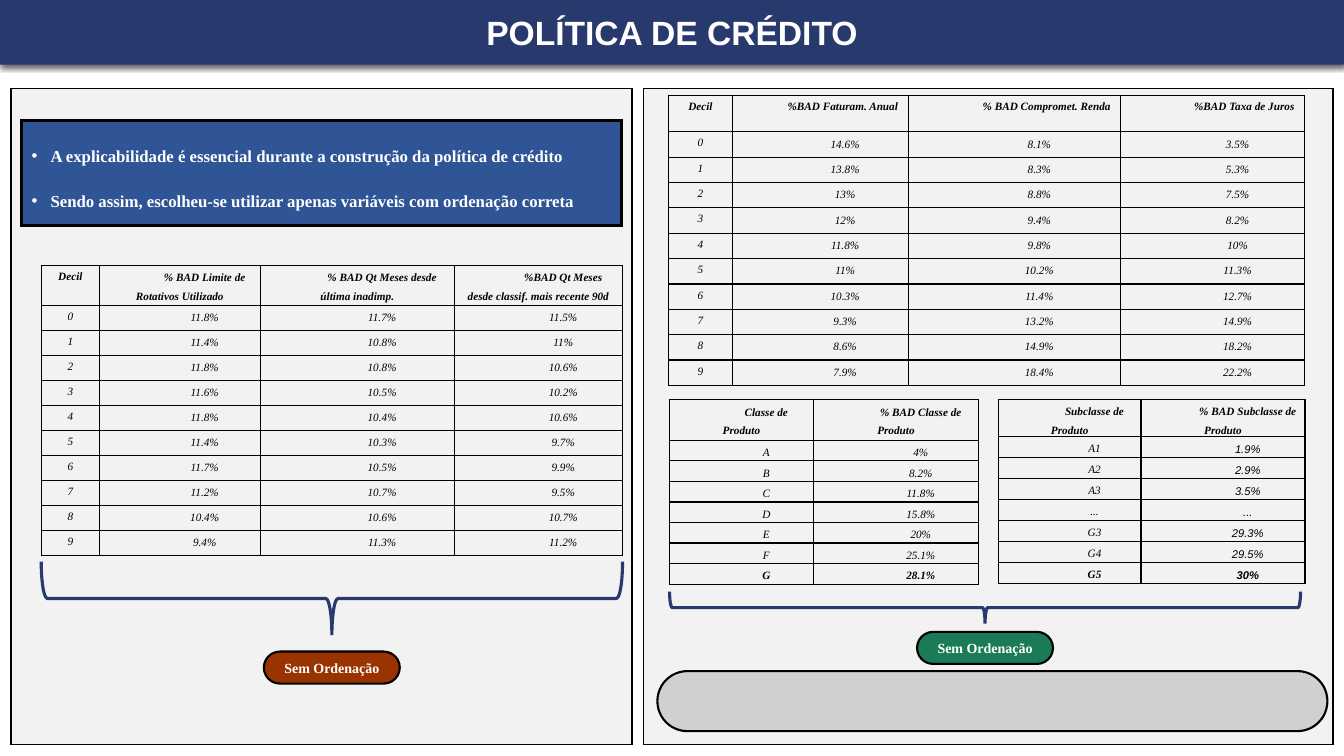
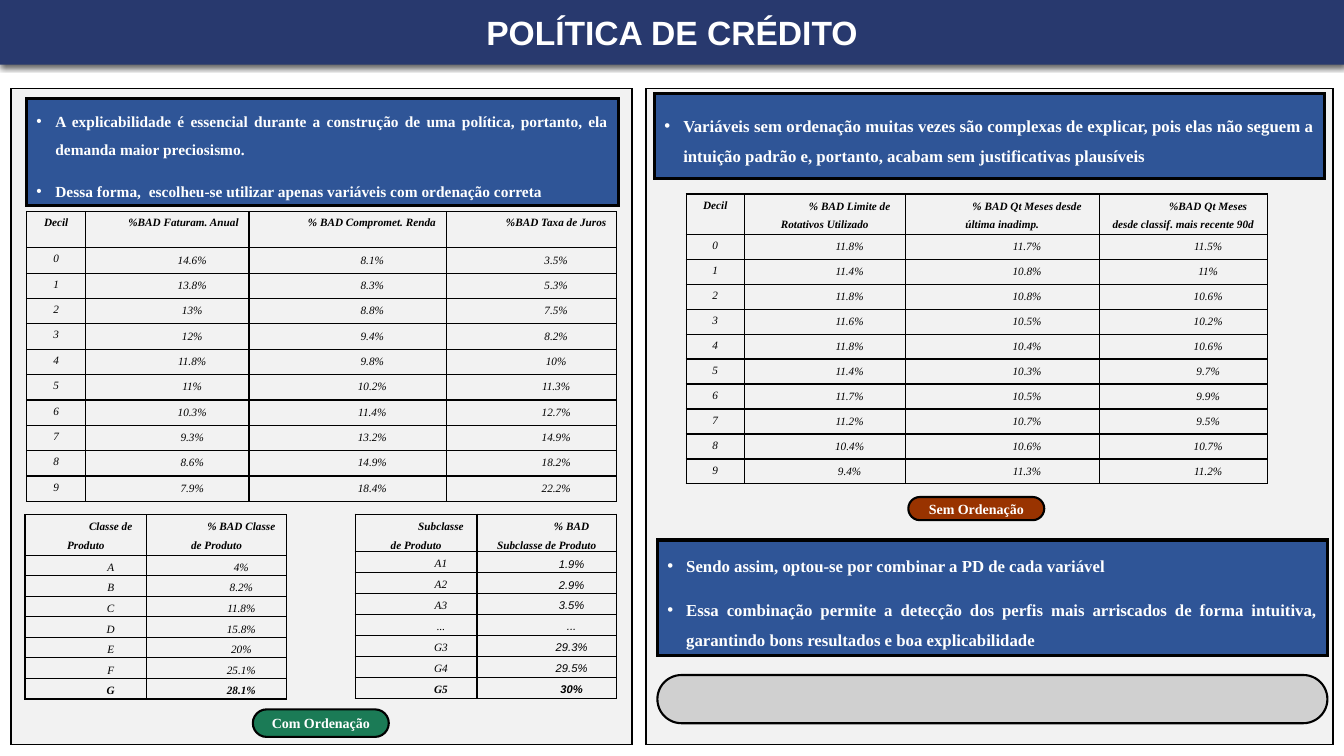
Before and after one commit to leonardovargas10/Modelo_Risco_de_Credito, a slide deck: slide 8 of documents/Apresentação - Leonardo_Aderaldo_Vargas[1].pptx. Drawn at 1344x756 pixels with LibreOffice and Linux fonts; fonts in the diff are those of the drawing; grey boxes stand for pictures. Boxes give left, top, right and bottom in pixels: in the first picture for what was removed or moved away, otherwise in the second. Text is boxed around its words. In the diff, an @@ line names an element or a change of style, - is before the commit and + after.

```diff
--- a/documents/Apresentação - Leonardo_Aderaldo_Vargas[1].pptx
+++ b/documents/Apresentação - Leonardo_Aderaldo_Vargas[1].pptx
@@ rectangle "A explicabilidade é essencial durante ...": place and size @@
-rectangle "A explicabilidade é essencial durante ..." at [22,121,622,226]
+rectangle "A explicabilidade é essencial durante ..." at [26,98,618,205]
@@ text in rectangle at [55,116,607,201]: text changed; size 12 to 11 pt @@
-• A explicabilidade é essencial durante a construção da política de crédito
-• Sendo assim, escolheu-se utilizar apenas variáveis com ordenação correta
+• A explicabilidade é essencial durante a construção de uma política, portanto, ela demanda maior preciosismo.
+• Dessa forma, escolheu-se utilizar apenas variáveis com ordenação correta
@@ rectangle added at [654,94,1325,179], fill #2F5597, outline #000000 2.25 pt, 12 pt, text #FFFFFF, bold @@
+• Variáveis sem ordenação muitas vezes são complexas de explicar, pois elas não seguem a intuição padrão e, portanto, acabam sem justificativas plausíveis
@@ table: place and size @@
-table at [41,265,623,556]
+table at [687,195,1268,485]
@@ table: place and size @@
-table at [668,96,1304,386]
+table at [26,212,617,502]
@@ rounded rectangle "Sem Ordenação": place and size @@
-rounded rectangle "Sem Ordenação" at [918,632,1054,664]
+rounded rectangle "Sem Ordenação" at [908,497,1045,520]
@@ rounded rectangle "Sem Ordenação" at [908,497,1045,520]: fill #1B7B56 to #993300 @@
@@ table: place and size @@
-table at [669,400,979,585]
+table at [25,515,287,700]
@@ table: place and size @@
-table at [998,399,1306,585]
+table at [356,514,618,700]
@@ left brace removed at [41,562,623,635] @@
@@ rectangle added at [657,540,1328,655], fill #2F5597, outline #000000 2.25 pt, 12 pt, text #FFFFFF, bold @@
+• Sendo assim, optou-se por combinar a PD de cada variável
+• Essa combinação permite a detecção dos perfis mais arriscados de forma intuitiva, garantindo bons resultados e boa explicabilidade
@@ left brace removed at [669,592,1301,624] @@
@@ picture: place and size @@
-picture at [657,671,1328,732]
+picture at [657,676,1328,724]
@@ rounded rectangle "Com Ordenação": place and size @@
-rounded rectangle "Com Ordenação" at [264,651,400,684]
+rounded rectangle "Com Ordenação" at [253,710,389,737]
@@ rounded rectangle "Com Ordenação" at [253,710,389,737]: fill #993300 to #1B7B56 @@
@@ text in rounded rectangle at [272,718,370,731]: text changed @@
-Sem Ordenação
+Com Ordenação
```
Also in this commit, not shown: 6 other slides changed.
